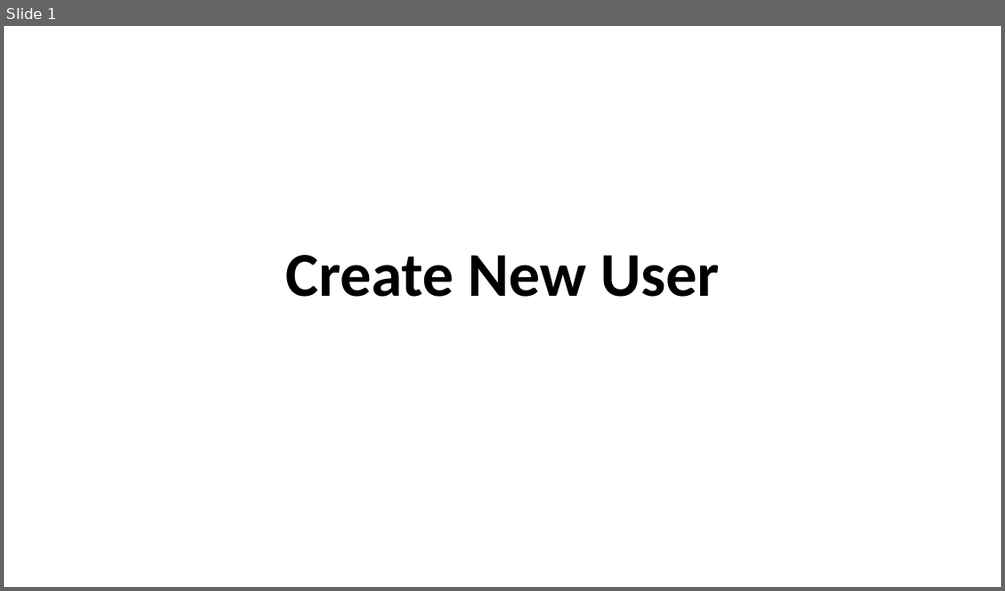
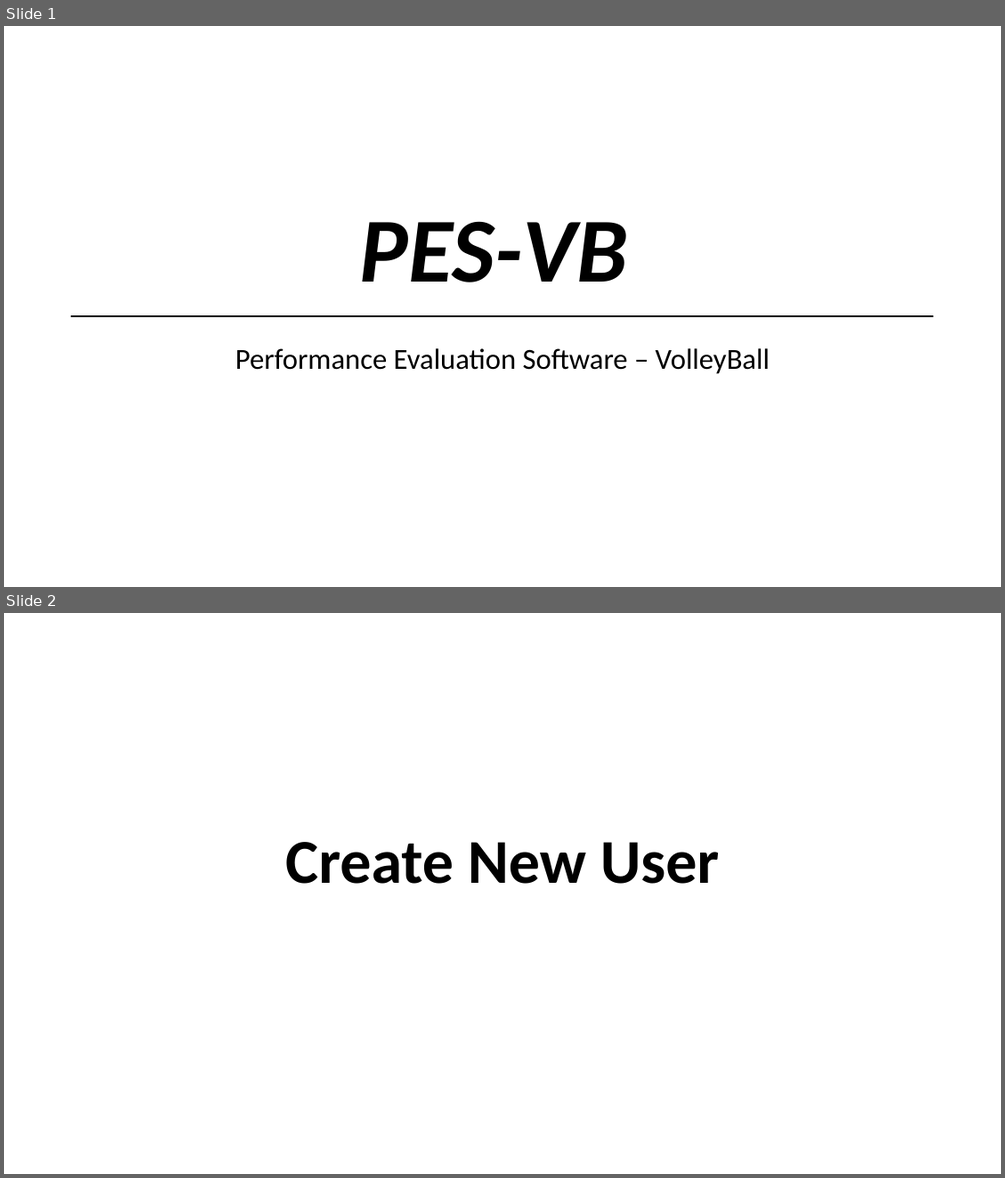
Before and after one commit to NishantVibhute23/PES-VB, a slide deck: Docs/Presentation.pptx. Shown one above the other, each under a label of ours: slide 1 before the commit, slides 1 and 2 after it. The pictures are 1005x591 and 1005x1178 pixels, drawn with LibreOffice and Linux fonts; fonts in the diff are those of the drawing. Boxes give left, top, right and bottom in pixels: in the first picture for what was removed or moved away, otherwise in the second. Text is boxed around its words. In the diff, an @@ line names an element or a change of style, - is before the commit and + after.

```diff
--- a/Docs/Presentation.pptx
+++ b/Docs/Presentation.pptx
@@ slide 1 added at (x1=4, y1=26, x2=1001, y2=587), background #FFFFFF @@
@@ title added at (x1=360, y1=221, x2=628, y2=282), 88 pt, text #000000, bold, italic @@
+PES-VB
@@ line added from (71, 316) to (933, 316), #000000 1.5 pt @@
@@ text added at (x1=235, y1=348, x2=769, y2=374), 28 pt, text #000000 @@
+Performance Evaluation Software – VolleyBall
@@ what was slide 1 is now slide 2 @@
```
Also in this commit, not shown: 5 other files.
